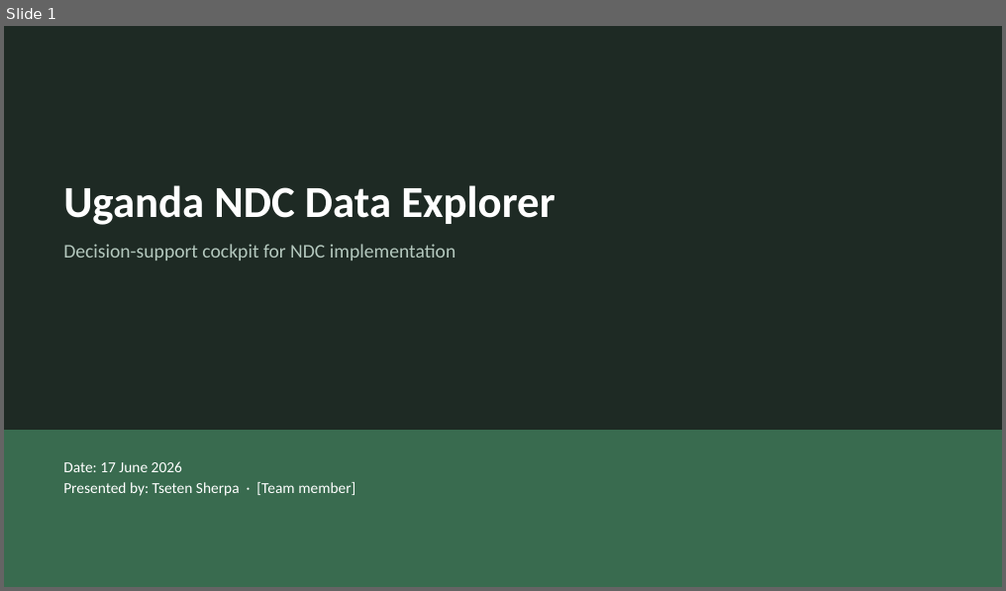
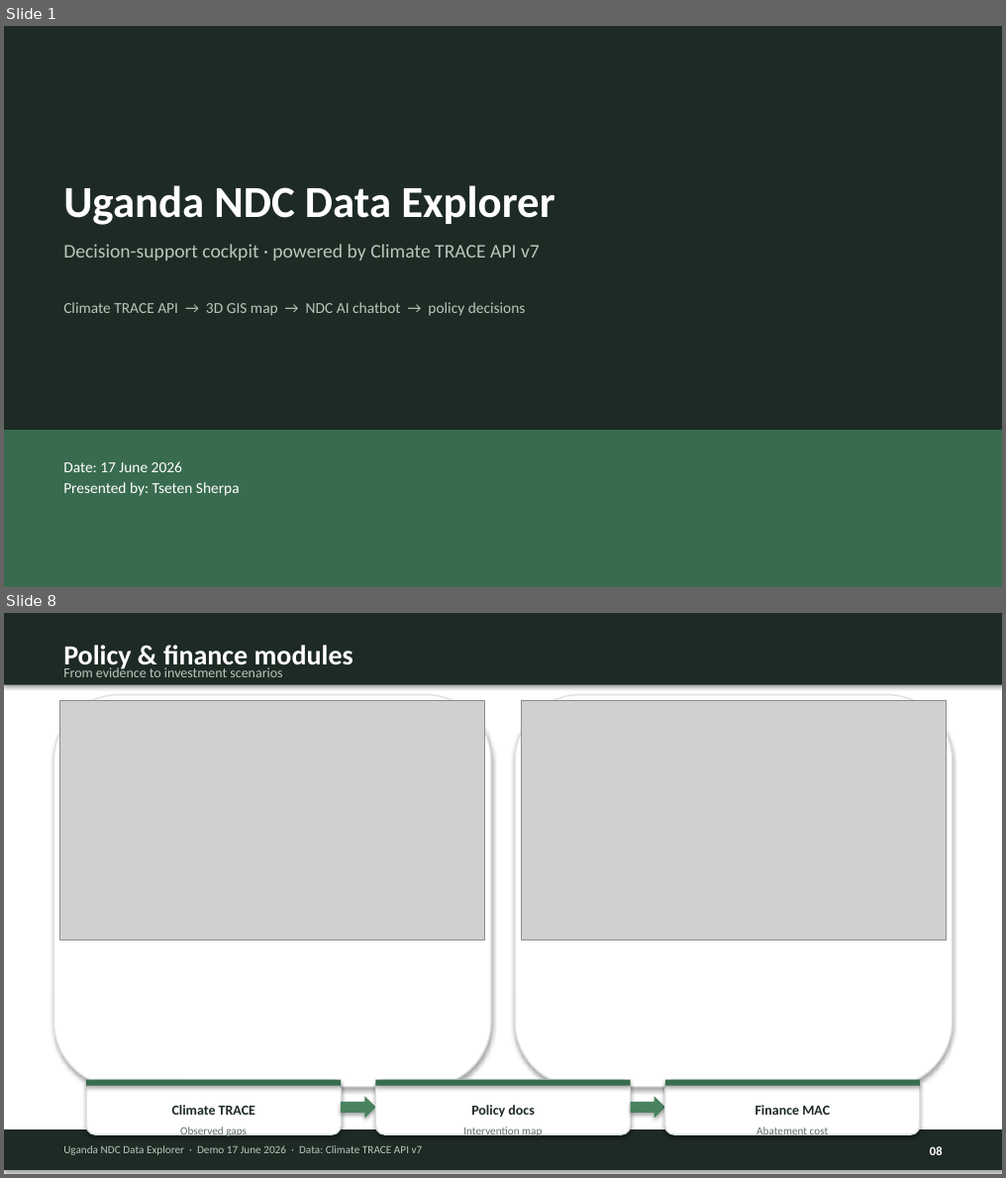
Before and after one commit to tseten14/NDC-Dashboard, a slide deck: docs/Uganda-NDC-Data-Explorer-Demo-June-17-2026.pptx. Shown one above the other, each under a label of ours: slide 1 before the commit, slides 1 and 8 after it; the slides between them are not shown. The pictures are 1006x591 and 1006x1178 pixels, drawn with LibreOffice and Linux fonts; fonts in the diff are those of the drawing; grey boxes stand for pictures. Boxes give left, top, right and bottom in pixels: in the first picture for what was removed or moved away, otherwise in the second. Text is boxed around its words. In the diff, an @@ line names an element or a change of style, - is before the commit and + after.

```diff
--- a/docs/Uganda-NDC-Data-Explorer-Demo-June-17-2026.pptx
+++ b/docs/Uganda-NDC-Data-Explorer-Demo-June-17-2026.pptx
@@ slide 8 added at (x1=4, y1=613, x2=1002, y2=1174), background #FFFFFF @@
@@ rectangle added at (x1=4, y1=613, x2=1002, y2=685), fill #1E2A24 @@
@@ text added at (x1=63, y1=645, x2=353, y2=670), 20 pt, text #FFFFFF, bold @@
+Policy & finance modules
@@ text added at (x1=63, y1=666, x2=282, y2=677), 10 pt, text #B4C8BE @@
+From evidence to investment scenarios
@@ rounded rectangle added at (x1=54, y1=695, x2=491, y2=1087), fill #FFFFFF, outline #DCE4E0 1 pt @@
@@ picture added at (x1=59, y1=701, x2=485, y2=941) @@
@@ rounded rectangle added at (x1=515, y1=695, x2=952, y2=1087), fill #FFFFFF, outline #DCE4E0 1 pt @@
@@ picture added at (x1=521, y1=701, x2=946, y2=941) @@
@@ rounded rectangle added at (x1=86, y1=1080, x2=341, y2=1135), fill #FFFFFF, outline #DCE4E0 1 pt @@
@@ rectangle added at (x1=86, y1=1080, x2=341, y2=1086), fill #396B4F @@
@@ rounded rectangle added at (x1=376, y1=1080, x2=631, y2=1135), fill #FFFFFF, outline #DCE4E0 1 pt @@
@@ rectangle added at (x1=376, y1=1080, x2=631, y2=1086), fill #396B4F @@
@@ rounded rectangle added at (x1=664, y1=1080, x2=919, y2=1135), fill #FFFFFF, outline #DCE4E0 1 pt @@
@@ rectangle added at (x1=664, y1=1080, x2=919, y2=1086), fill #396B4F @@
@@ text added at (x1=172, y1=1105, x2=255, y2=1115), 10 pt, text #1E2A24, bold @@
+Climate TRACE
@@ right arrow added at (x1=342, y1=1096, x2=376, y2=1118), fill #48825F @@
@@ text added at (x1=471, y1=1105, x2=534, y2=1118), 10 pt, text #1E2A24, bold @@
+Policy docs
@@ right arrow added at (x1=631, y1=1096, x2=665, y2=1118), fill #48825F @@
@@ text added at (x1=755, y1=1105, x2=830, y2=1115), 10 pt, text #1E2A24, bold @@
+Finance MAC
@@ rectangle added at (x1=4, y1=1130, x2=1002, y2=1170), fill #1E2A24 @@
@@ text added at (x1=63, y1=1146, x2=423, y2=1156), 8 pt, text #B4C8BE @@
+Uganda NDC Data Explorer · Demo 17 June 2026 · Data: Climate TRACE API v7
@@ text added at (x1=180, y1=1126, x2=247, y2=1139), 8 pt, text #5F6E64 @@
+Observed gaps
@@ text added at (x1=463, y1=1127, x2=542, y2=1139), 8 pt, text #5F6E64 @@
+Intervention map
@@ text added at (x1=756, y1=1126, x2=829, y2=1139), 8 pt, text #5F6E64 @@
+Abatement cost
@@ text added at (x1=930, y1=1147, x2=943, y2=1156), 9 pt, text #FFFFFF, bold @@
+08
@@ slide 1 changed as well @@
@@ text at (x1=63, y1=244, x2=540, y2=261): text changed @@
-Decision-support cockpit for NDC implementation
+Decision-support cockpit · powered by Climate TRACE API v7
@@ text added at (x1=63, y1=302, x2=526, y2=316), 11 pt, text #B4C8BE @@
+Climate TRACE API → 3D GIS map → NDC AI chatbot → policy decisions
@@ text at (x1=63, y1=462, x2=240, y2=496): text changed @@
-Date: 17 June 2026
-Presented by: Tseten Sherpa · [Team member]
+Date: 17 June 2026
+Presented by: Tseten Sherpa
```
Also in this commit, not shown: 2 other slides changed, 7 other slides added, 11 slides removed, 49 other files.
